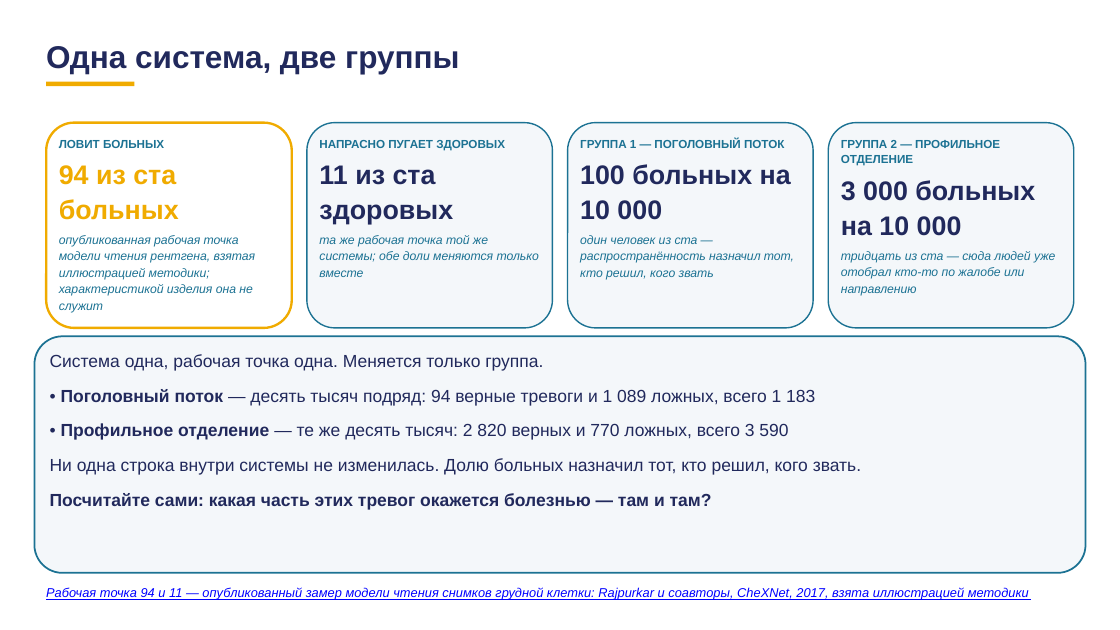
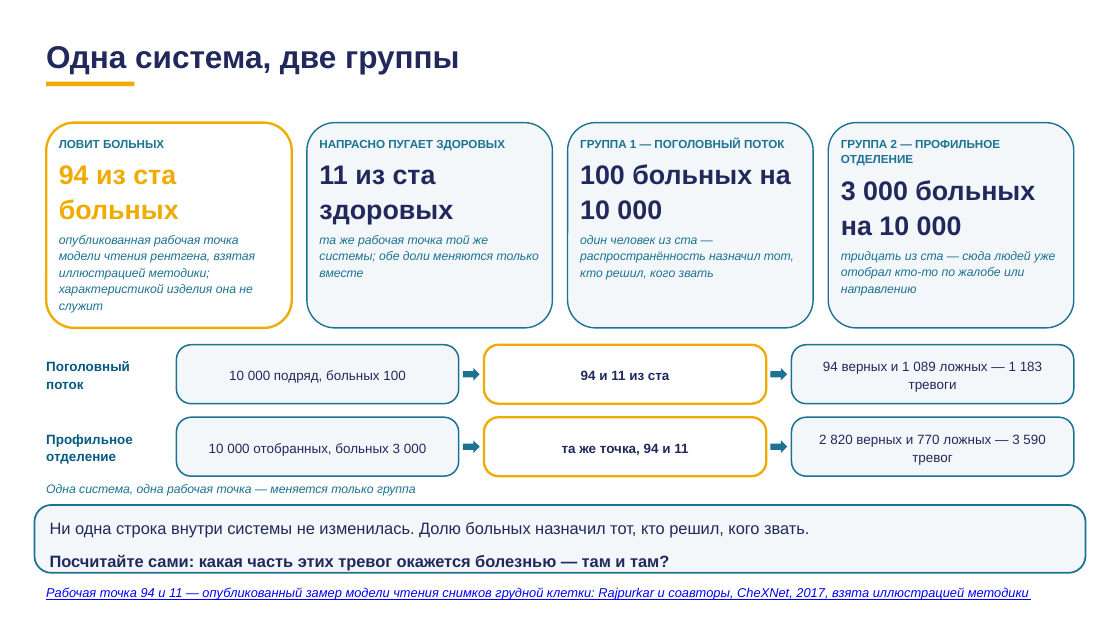
Before and after one commit to tellina-study/AI-usage-lessons, a slide deck: slide 20 of library/lectures/lec-07/rework/deck/lec-07-karkas.pptx. Drawn at 1120x630 pixels with LibreOffice and Linux fonts; fonts in the diff are those of the drawing. Boxes give left, top, right and bottom in pixels: in the first picture for what was removed or moved away, otherwise in the second. Text is boxed around its words. In the diff, an @@ line names an element or a change of style, - is before the commit and + after.

```diff
--- a/library/lectures/lec-07/rework/deck/lec-07-karkas.pptx
+++ b/library/lectures/lec-07/rework/deck/lec-07-karkas.pptx
@@ text at [50, 354, 815, 440]: paragraphs removed @@
-Система одна, рабочая точка одна. Меняется только группа.
-• Поголовный поток — десять тысяч подряд: 94 верные тревоги и 1 089 ложных, всего 1 183
-• Профильное отделение — те же десять тысяч: 2 820 верных и 770 ложных, всего 3 590
@@ rounded rectangle added at [176, 344, 459, 403], fill #F4F7FA, outline #1C7293 1.3 pt @@
@@ rounded rectangle added at [484, 344, 766, 403], fill #FFFFFF, outline #F0AB00 2 pt @@
@@ rounded rectangle added at [791, 344, 1074, 403], fill #F4F7FA, outline #1C7293 1.3 pt @@
@@ text added at [46, 361, 130, 389], 11.5 pt, text #065A82, bold @@
+Поголовный поток
@@ text added at [229, 370, 405, 383], 11.5 pt, text #21295C @@
+10 000 подряд, больных 100
@@ right arrow added at [463, 368, 480, 381], fill #1C7293 @@
@@ text added at [581, 370, 670, 380], 11.5 pt, text #21295C, bold @@
+94 и 11 из ста
@@ right arrow added at [770, 368, 787, 381], fill #1C7293 @@
@@ text added at [823, 361, 1042, 392], 11.5 pt, text #21295C @@
+94 верных и 1 089 ложных — 1 183 тревоги
@@ rounded rectangle added at [176, 418, 459, 476], fill #F4F7FA, outline #1C7293 1.3 pt @@
@@ rounded rectangle added at [484, 418, 766, 476], fill #FFFFFF, outline #F0AB00 2 pt @@
@@ rounded rectangle added at [791, 418, 1074, 476], fill #F4F7FA, outline #1C7293 1.3 pt @@
@@ text added at [46, 434, 133, 464], 11.5 pt, text #065A82, bold @@
+Профильное отделение
@@ text added at [209, 443, 426, 456], 11.5 pt, text #21295C @@
+10 000 отобранных, больных 3 000
@@ right arrow added at [463, 440, 480, 453], fill #1C7293 @@
@@ text added at [562, 443, 688, 455], 11.5 pt, text #21295C, bold @@
+та же точка, 94 и 11
@@ right arrow added at [770, 440, 787, 453], fill #1C7293 @@
@@ text added at [819, 434, 1045, 465], 11.5 pt, text #21295C @@
+2 820 верных и 770 ложных — 3 590 тревог
@@ rounded rectangle: place and size @@
-rounded rectangle at [34, 336, 1086, 573]
+rounded rectangle at [34, 505, 1086, 573]
@@ rounded rectangle at [34, 505, 1086, 573]: proportions changed @@
@@ text added at [46, 484, 416, 496], 10.5 pt, text #1C7293, italic @@
+Одна система, одна рабочая точка — меняется только группа
@@ text "Ни одна строка внутри системы ...": place and size @@
-text "Ни одна строка внутри системы ..." at [50, 354, 861, 510]
+text "Ни одна строка внутри системы ..." at [50, 522, 809, 571]
@@ text "Ни одна строка внутри системы ..." at [50, 522, 809, 571]: size 15 to 14.1 pt; less space between paragraphs @@
```
Also in this commit, not shown: 12 other slides changed, 25 other files.
